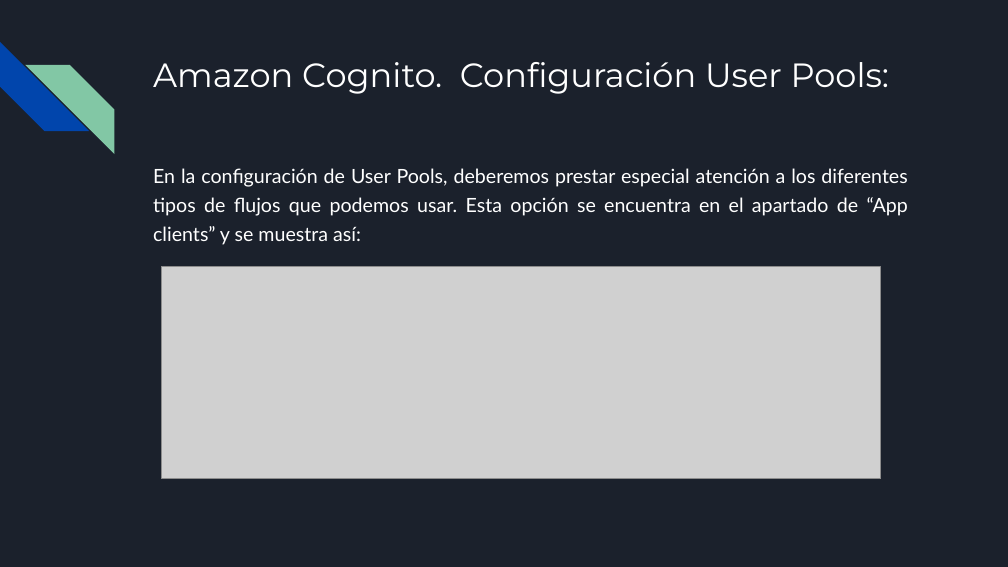
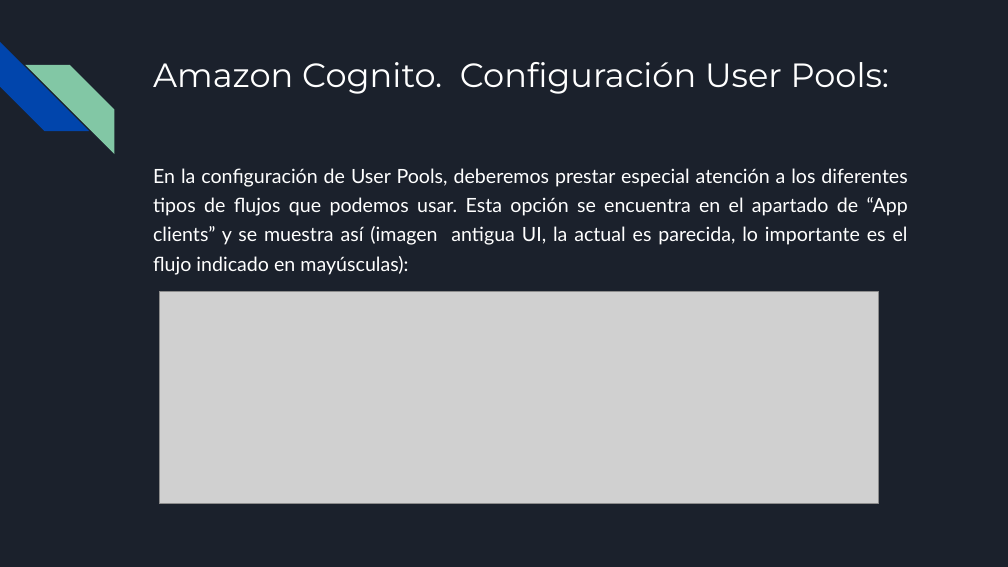
Before and after one commit to cordev-developer/aws-cognito, a slide deck: slide 50 of documentacion/CursoCognito.pptx (slide 61 before the commit). Drawn at 1008x567 pixels with LibreOffice and Linux fonts; fonts in the diff are those of the drawing; grey boxes stand for pictures. Boxes give left, top, right and bottom in pixels: in the first picture for what was removed or moved away, otherwise in the second. Text is boxed around its words. In the diff, an @@ line names an element or a change of style, - is before the commit and + after.

```diff
--- a/documentacion/CursoCognito.pptx
+++ b/documentacion/CursoCognito.pptx
@@ text at box(153, 168, 908, 275): text changed @@
-En la configuración de User Pools, deberemos prestar especial atención a los diferentes tipos de flujos que podemos usar. Esta opción se encuentra en el apartado de “App clients” y se muestra así:
+En la configuración de User Pools, deberemos prestar especial atención a los diferentes tipos de flujos que podemos usar. Esta opción se encuentra en el apartado de “App clients” y se muestra así (imagen antigua UI, la actual es parecida, lo importante es el flujo indicado en mayúsculas):
@@ picture: place and size @@
-picture at box(161, 267, 880, 480)
+picture at box(159, 291, 878, 504)
```
Also in this commit, not shown: 11 slides removed, 17 other files.
